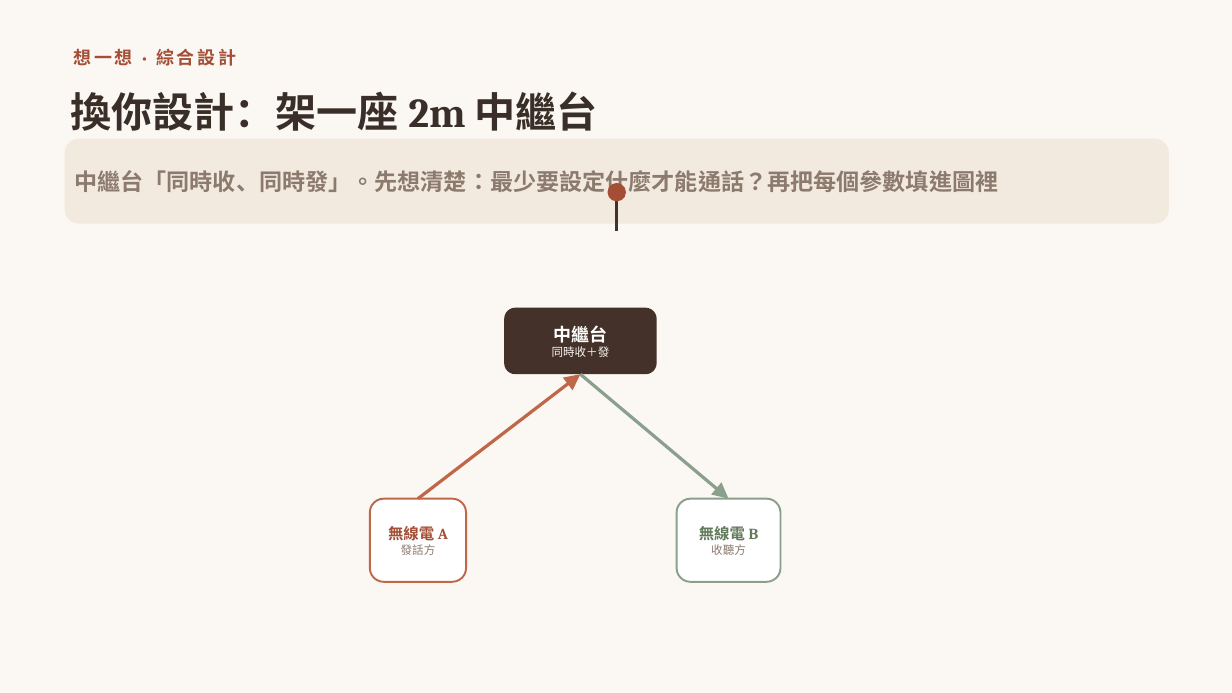
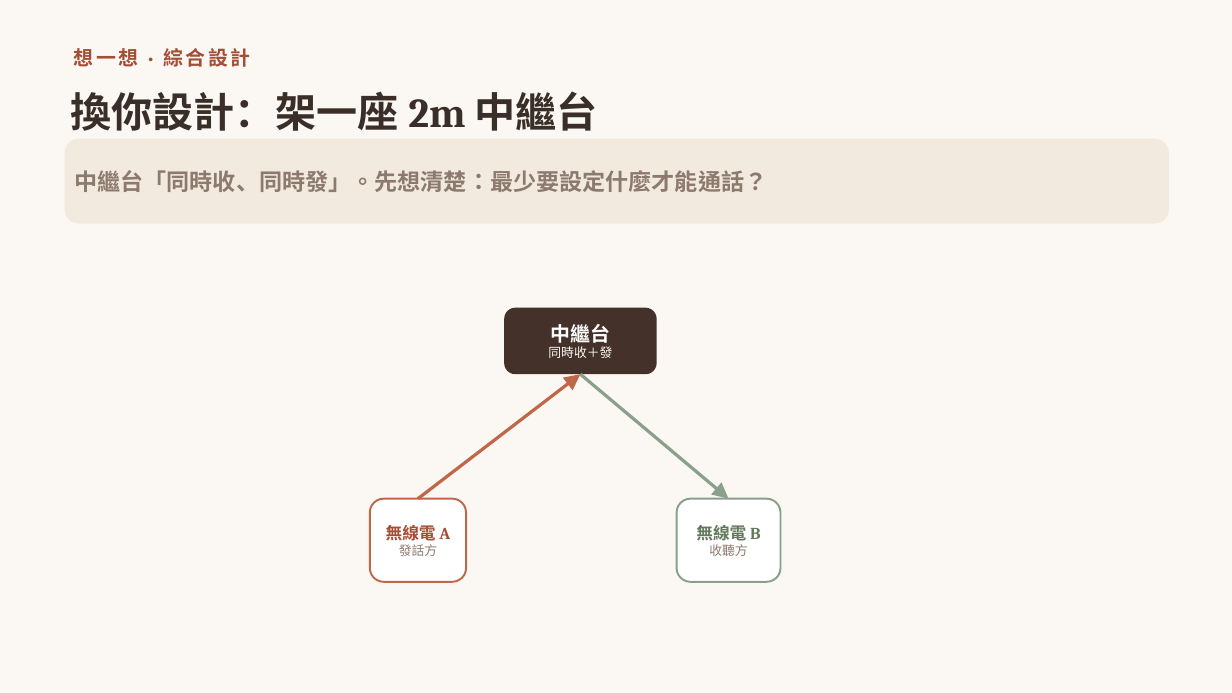
Before and after one commit to winson3QQ/Radio-Advanced, a slide deck: slide 37 of 投影片/進階無線電_課程投影片.pptx. Drawn at 1232x693 pixels with LibreOffice and Linux fonts; fonts in the diff are those of the drawing. Boxes give left, top, right and bottom in pixels: in the first picture for what was removed or moved away, otherwise in the second. Text is boxed around its words. In the diff, an @@ line names an element or a change of style, - is before the commit and + after.

```diff
--- a/投影片/進階無線電_課程投影片.pptx
+++ b/投影片/進階無線電_課程投影片.pptx
@@ text "想一想 · 綜合設計" at (x1=74, y1=48, x2=250, y2=67): size 14 to 15.5 pt @@
@@ text in rounded rectangle at (x1=74, y1=170, x2=767, y2=192): text changed @@
-中繼台「同時收、同時發」。先想清楚：最少要設定什麼才能通話？再把每個參數填進圖裡
+中繼台「同時收、同時發」。先想清楚：最少要設定什麼才能通話？
@@ ellipse removed at (x1=608, y1=183, x2=627, y2=201) @@
@@ line removed from (616, 231) to (616, 196) @@
@@ rounded rectangle "中繼台" at (x1=505, y1=308, x2=657, y2=374): size 14 to 15.5 pt in "中繼台"; size 9 to 10 pt in "同時收＋發" @@
@@ rounded rectangle "無線電 A" at (x1=370, y1=499, x2=466, y2=582): size 12 to 13 pt in "無線電 A"; size 9 to 10 pt in "發話方" @@
@@ rounded rectangle "無線電 B" at (x1=677, y1=499, x2=780, y2=582): size 12 to 13 pt in "無線電 B"; size 9 to 10 pt in "收聽方" @@
```
Also in this commit, not shown: 39 other slides changed, 2 slides added.
